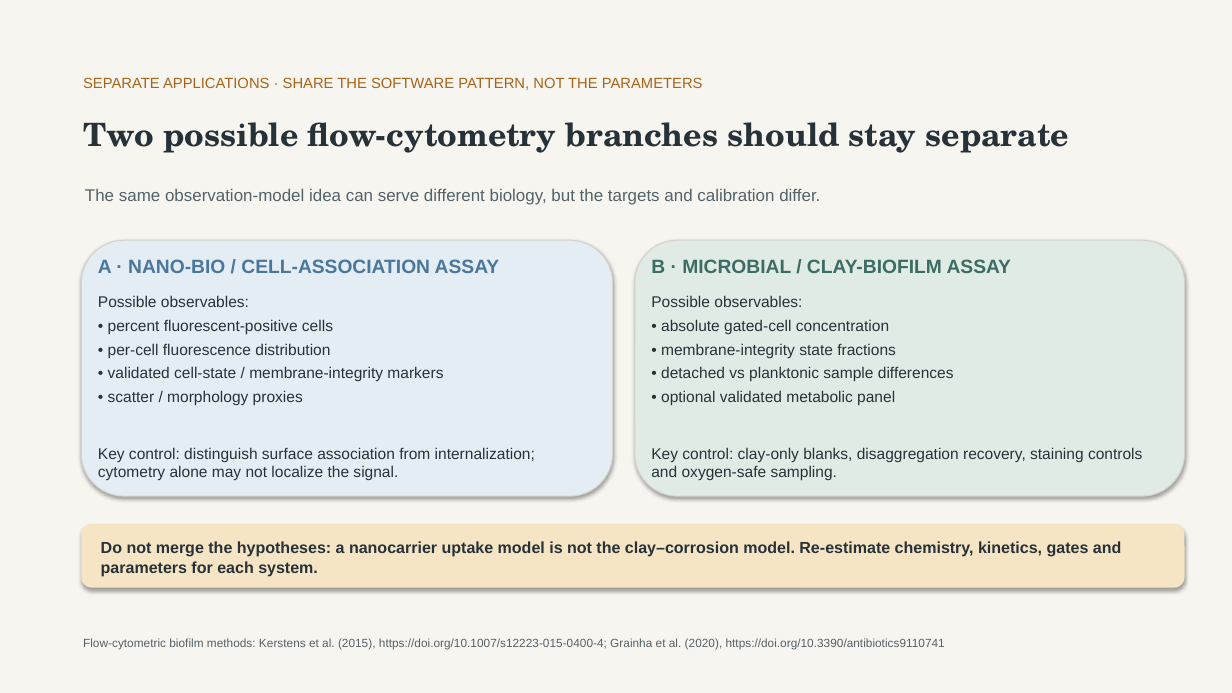
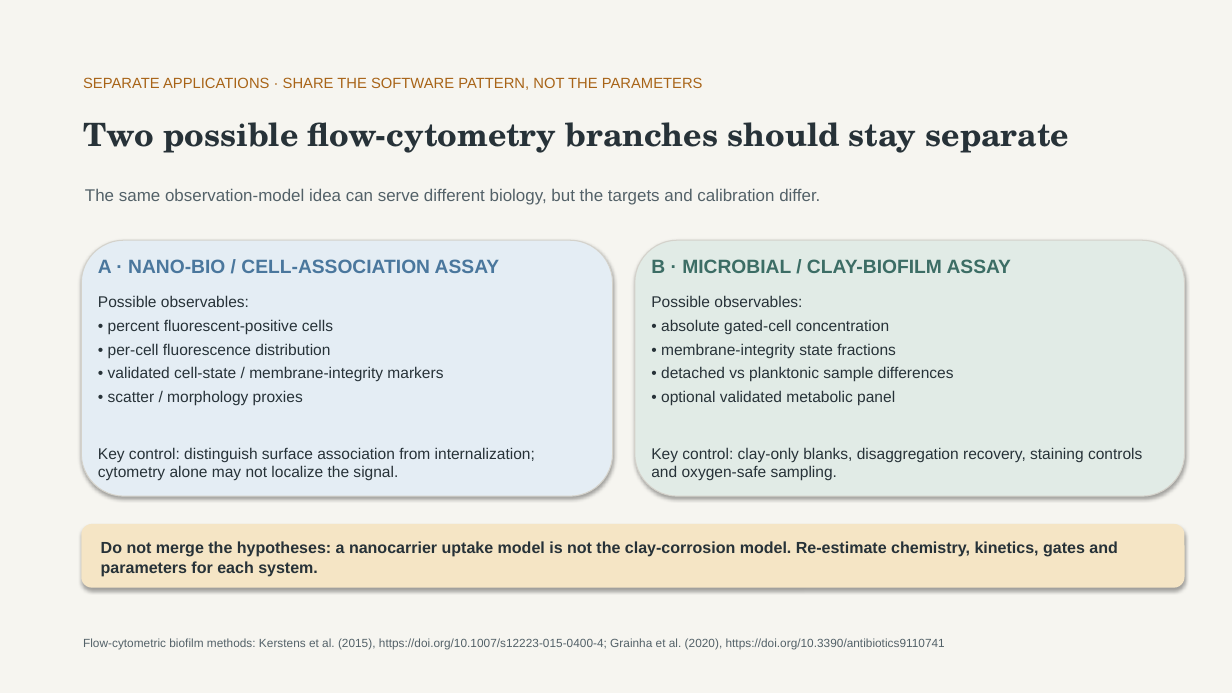
Before and after one commit to aurascoper/flow-cytometry-model-bridge, a slide deck: slide 3 of presentations/Single_Cell_Flow_Cytometry_Model_Bridge_Exploratory.pptx. Drawn at 1232x693 pixels with LibreOffice and Linux fonts; fonts in the diff are those of the drawing. Boxes give left, top, right and bottom in pixels: in the first picture for what was removed or moved away, otherwise in the second. Text is boxed around its words. In the diff, an @@ line names an element or a change of style, - is before the commit and + after.

```diff
--- a/presentations/Single_Cell_Flow_Cytometry_Model_Bridge_Exploratory.pptx
+++ b/presentations/Single_Cell_Flow_Cytometry_Model_Bridge_Exploratory.pptx
@@ text at [101, 541, 1117, 577]: text changed @@
-Do not merge the hypotheses: a nanocarrier uptake model is not the clay–corrosion model. Re-estimate chemistry, kinetics, gates and parameters for each system.
+Do not merge the hypotheses: a nanocarrier uptake model is not the clay-corrosion model. Re-estimate chemistry, kinetics, gates and parameters for each system.
```
Also in this commit, not shown: 3 slides added, 35 other files.
